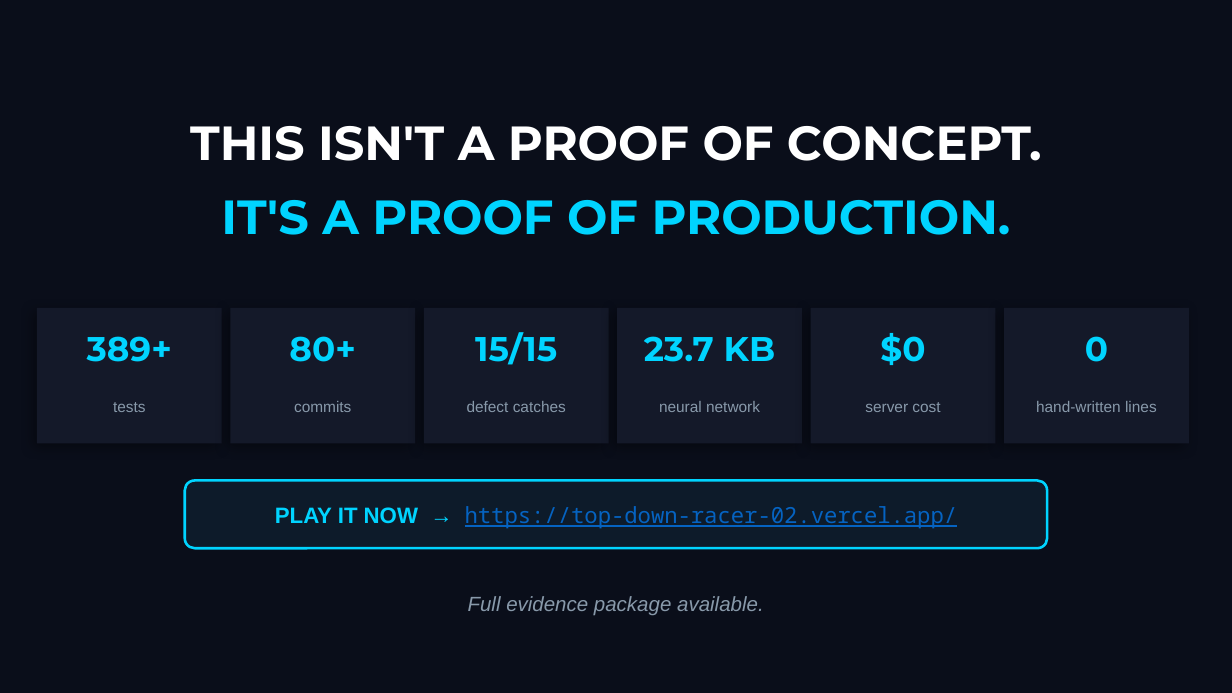
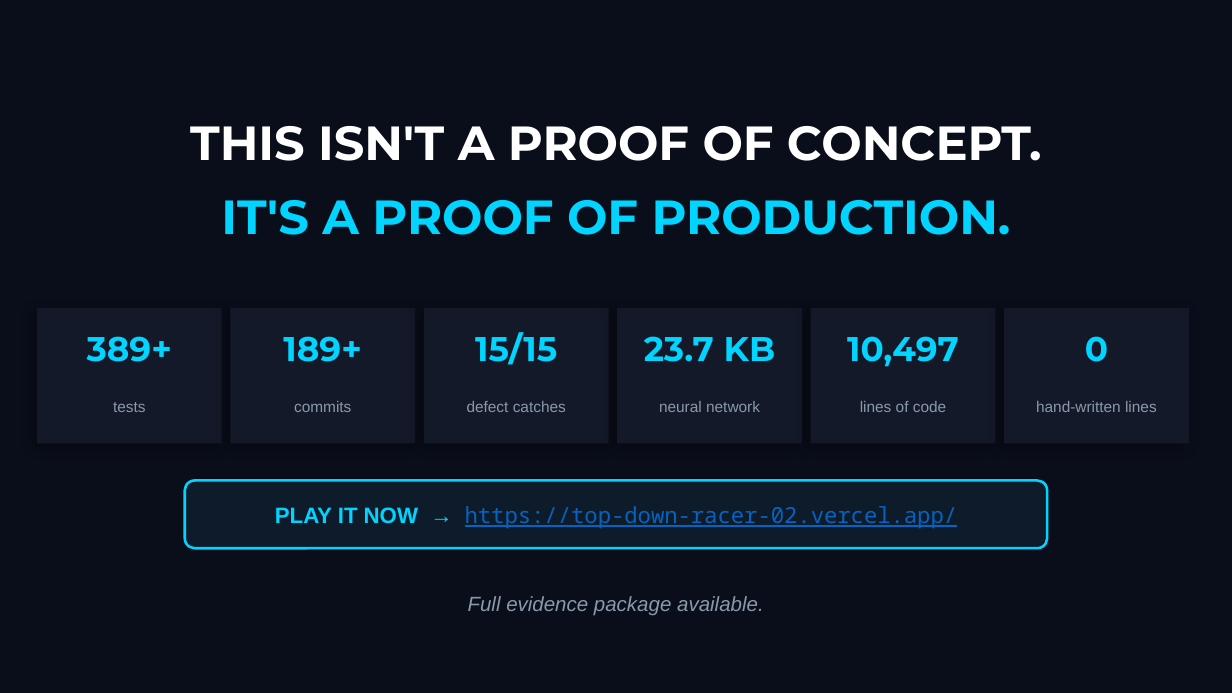
Before and after one commit to mbriggsy/ai-learning-journey, a slide deck: slide 10 of projects/top-down-racer-02/docs/summary/AI-Autonomy-Executive-Deck.pptx. Drawn at 1232x693 pixels with LibreOffice and Linux fonts; fonts in the diff are those of the drawing. Boxes give left, top, right and bottom in pixels: in the first picture for what was removed or moved away, otherwise in the second. Text is boxed around its words. In the diff, an @@ line names an element or a change of style, - is before the commit and + after.

```diff
--- a/projects/top-down-racer-02/docs/summary/AI-Autonomy-Executive-Deck.pptx
+++ b/projects/top-down-racer-02/docs/summary/AI-Autonomy-Executive-Deck.pptx
@@ text at [283, 336, 361, 362]: text changed @@
-80+
+189+
@@ text at [847, 336, 959, 367]: text changed @@
-$0
+10,497
@@ text at [860, 401, 946, 412]: text changed @@
-server cost
+lines of code
```
Also in this commit, not shown: 4 other slides changed.
